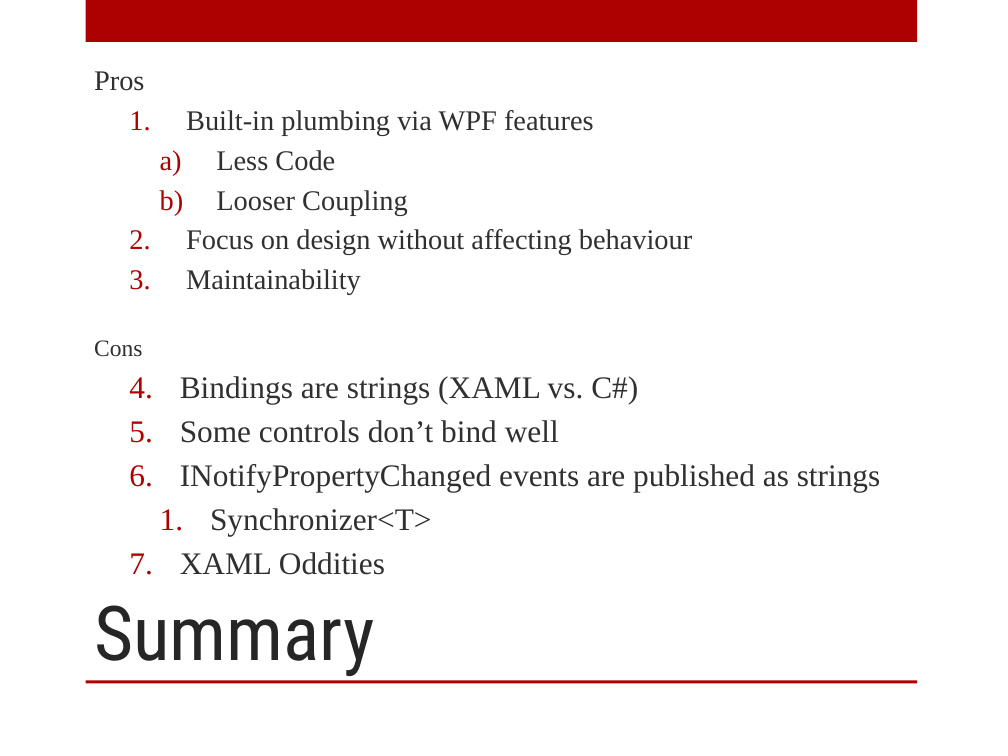
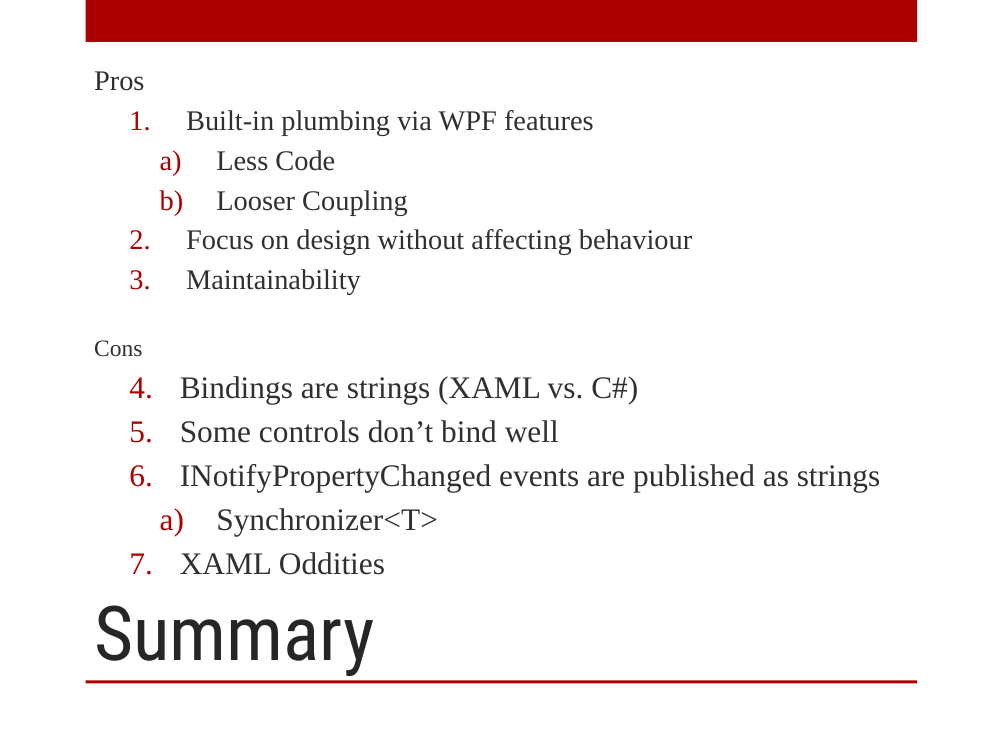
Before and after one commit to arcresources/MVPtoMVVM, a slide deck: slide 12 of docs/MVP to MVVM.pptx. Drawn at 1008x756 pixels with LibreOffice and Linux fonts; fonts in the diff are those of the drawing; background and template pictures are left out. Boxes give left, top, right and bottom in pixels: in the first picture for what was removed or moved away, otherwise in the second. Text is boxed around its words. In the diff, an @@ line names an element or a change of style, - is before the commit and + after.

Commit message:
Formatting

```diff
--- a/docs/MVP to MVVM.pptx
+++ b/docs/MVP to MVVM.pptx
@@ text at (216, 508, 438, 537): bullet 1. to a) @@
```
